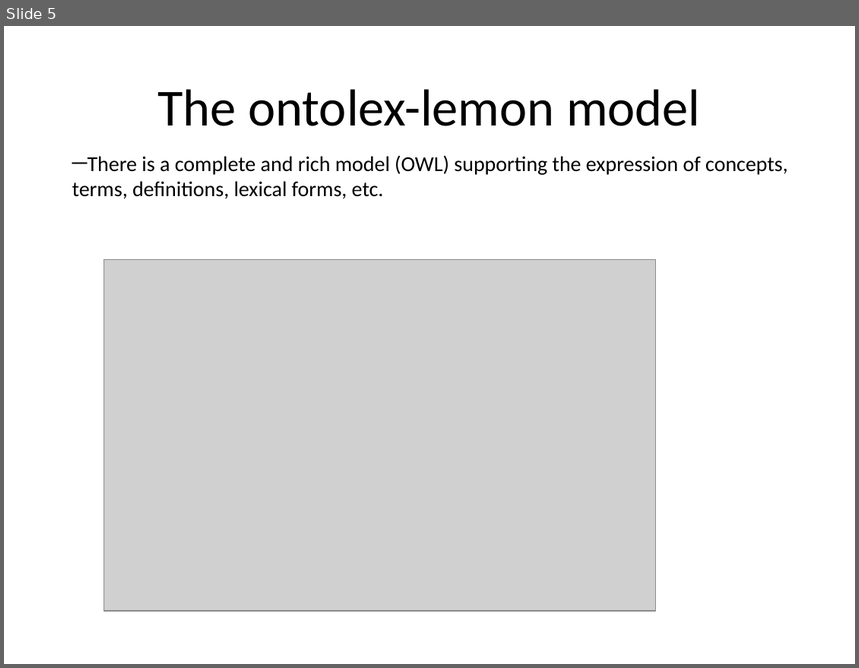
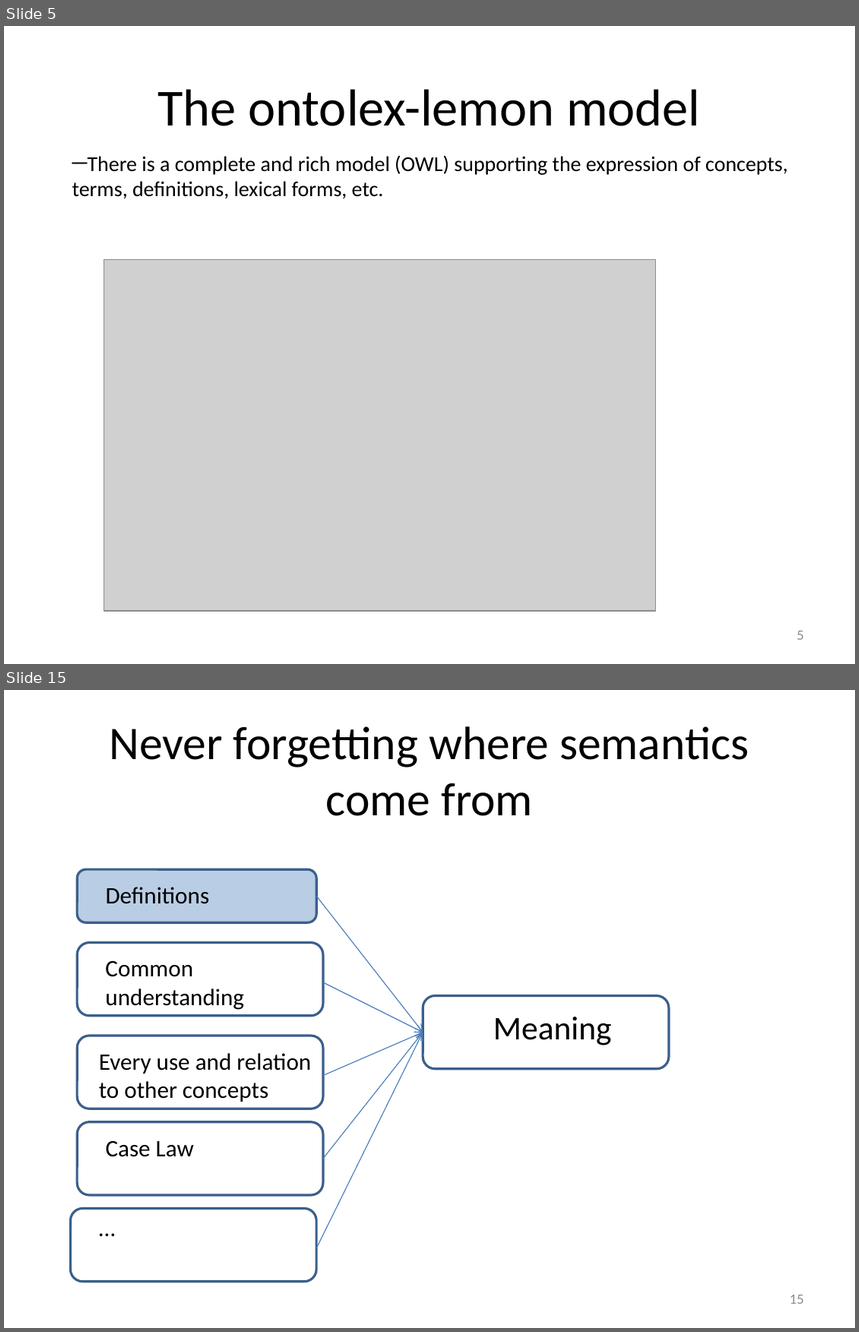
Before and after one commit to liderproject/tbx2rdfservice, a slide deck: slides.pptx. Shown one above the other, each under a label of ours: slide 5 before the commit, slides 5 and 15 after it; the slides between them are not shown. The pictures are 859x668 and 859x1332 pixels, drawn with LibreOffice and Linux fonts; fonts in the diff are those of the drawing; grey boxes stand for pictures. Boxes give left, top, right and bottom in pixels: in the first picture for what was removed or moved away, otherwise in the second. Text is boxed around its words. In the diff, an @@ line names an element or a change of style, - is before the commit and + after.

```diff
--- a/slides.pptx
+++ b/slides.pptx
@@ slide 15 added at (4,690,855,1328), background #FFFFFF @@
@@ title added at (110,726,750,816), 39.6 pt, text #000000 @@
+Never forgetting where semantics come from
@@ rounded rectangle added at (77,869,316,923), fill #B9CDE5, outline #3A5F8C 2 pt @@
@@ text added at (106,887,210,904), 20 pt, text #000000 @@
+Definitions
@@ arrow added from (316, 896) to (423, 1032), #4B7EBC 0.75 pt @@
@@ rounded rectangle added at (77,943,323,1016), outline #3A5F8C 2 pt @@
@@ text added at (105,961,244,1010), 20 pt, text #000000 @@
+Common
+understanding
@@ arrow added from (323, 983) to (423, 1032), #4B7EBC 0.75 pt @@
@@ rounded rectangle added at (423,996,669,1068), outline #3A5F8C 2 pt @@
@@ text added at (493,1017,612,1046), 28 pt, text #000000 @@
+Meaning
@@ rounded rectangle added at (77,1036,323,1109), outline #3A5F8C 2 pt @@
@@ text added at (99,1053,311,1102), 20 pt, text #000000 @@
+Every use and relation to other concepts
@@ arrow added from (316, 1249) to (423, 1032), #4B7EBC 0.75 pt @@
@@ arrow added from (323, 1075) to (423, 1032), #4B7EBC 0.75 pt @@
@@ arrow added from (323, 1159) to (423, 1032), #4B7EBC 0.75 pt @@
@@ rounded rectangle added at (77,1122,323,1195), outline #3A5F8C 2 pt @@
@@ text added at (106,1141,194,1157), 20 pt, text #000000 @@
+Case Law
@@ rounded rectangle added at (70,1208,316,1281), outline #3A5F8C 2 pt @@
@@ text added at (91,1208,124,1246), 20 pt, text #000000 @@
+…
@@ page number added at (790,1295,804,1304), 12 pt, text #8C8C8C @@
+15
@@ slide 5 changed as well @@
@@ page number added at (797,631,804,640), 12 pt, text #8C8C8C @@
+5
```
Also in this commit, not shown: 5 other slides changed, 23 other slides added, 2 slides removed, 3 other files.
